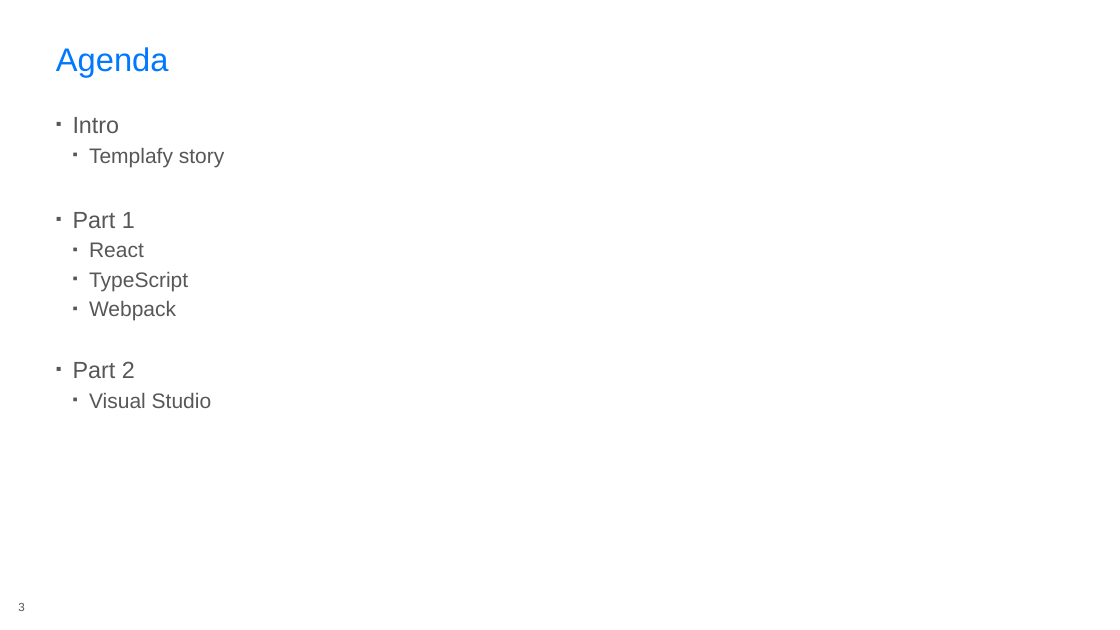
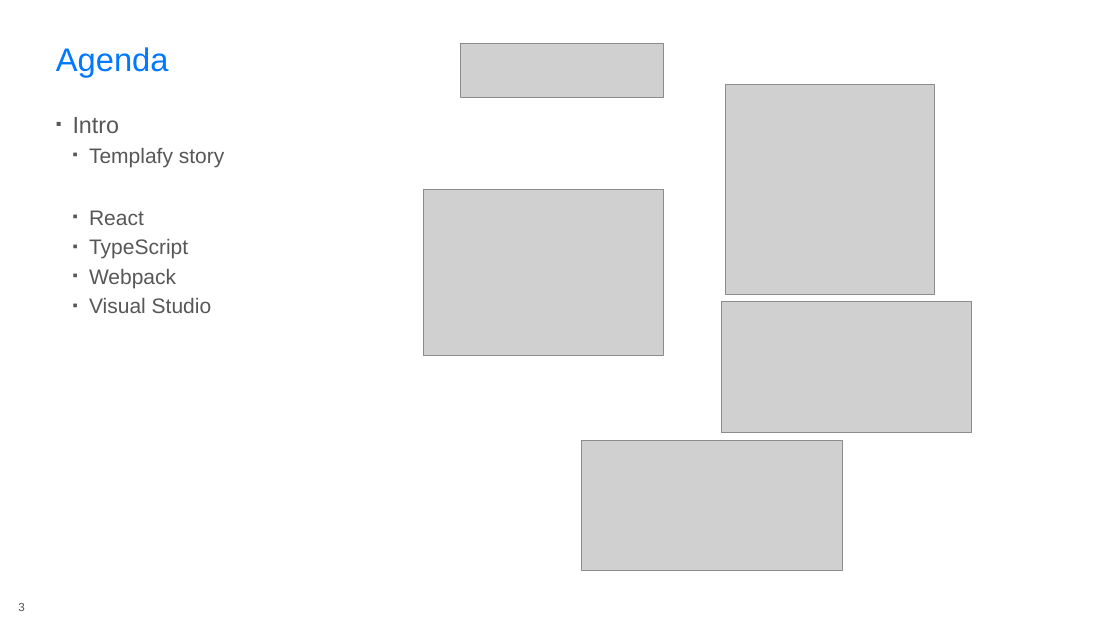
Before and after one commit to rasmuskl/react-webpack-typescript, a slide deck: slide 3 of _notes/Presentation.pptx. Drawn at 1120x630 pixels with LibreOffice and Linux fonts; fonts in the diff are those of the drawing; grey boxes stand for pictures; background and template pictures are left out. Boxes give left, top, right and bottom in pixels: in the first picture for what was removed or moved away, otherwise in the second. Text is boxed around its words. In the diff, an @@ line names an element or a change of style, - is before the commit and + after.

```diff
--- a/_notes/Presentation.pptx
+++ b/_notes/Presentation.pptx
@@ picture added at [461, 44, 664, 97] @@
@@ picture added at [726, 85, 936, 295] @@
@@ picture added at [424, 189, 664, 355] @@
@@ text at [73, 212, 135, 228]: paragraph removed @@
-▪ Part 1
@@ picture added at [722, 302, 972, 433] @@
@@ text at [73, 361, 135, 378]: paragraph removed @@
-▪ Part 2
@@ picture added at [582, 441, 843, 571] @@
```
Also in this commit, not shown: 1 other slide changed, 5 slides added, 2 slides removed, 5 other files.
